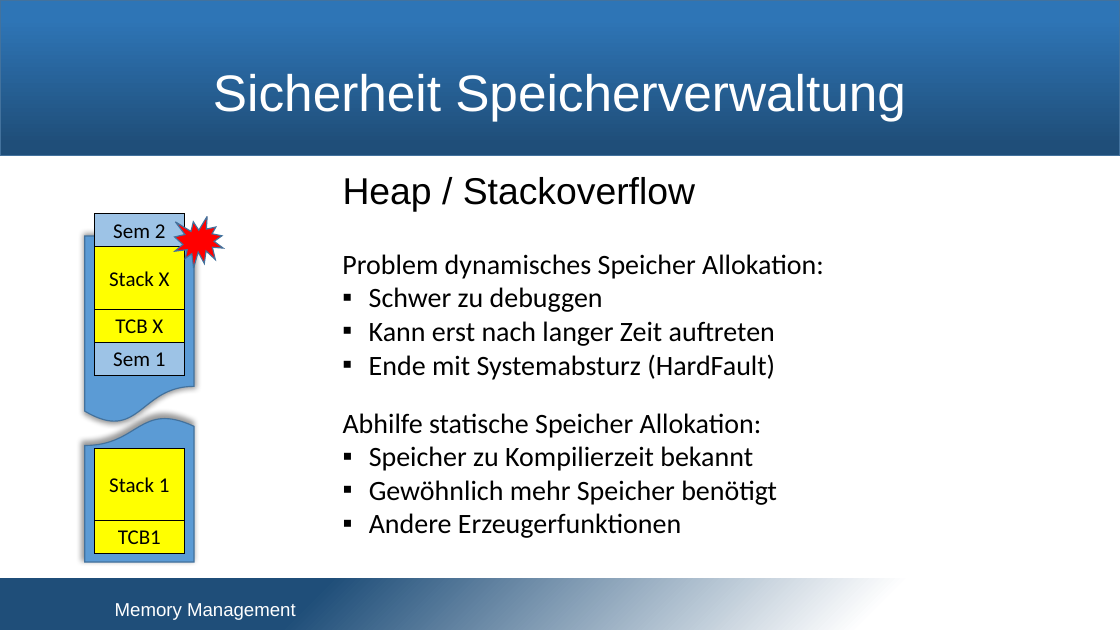
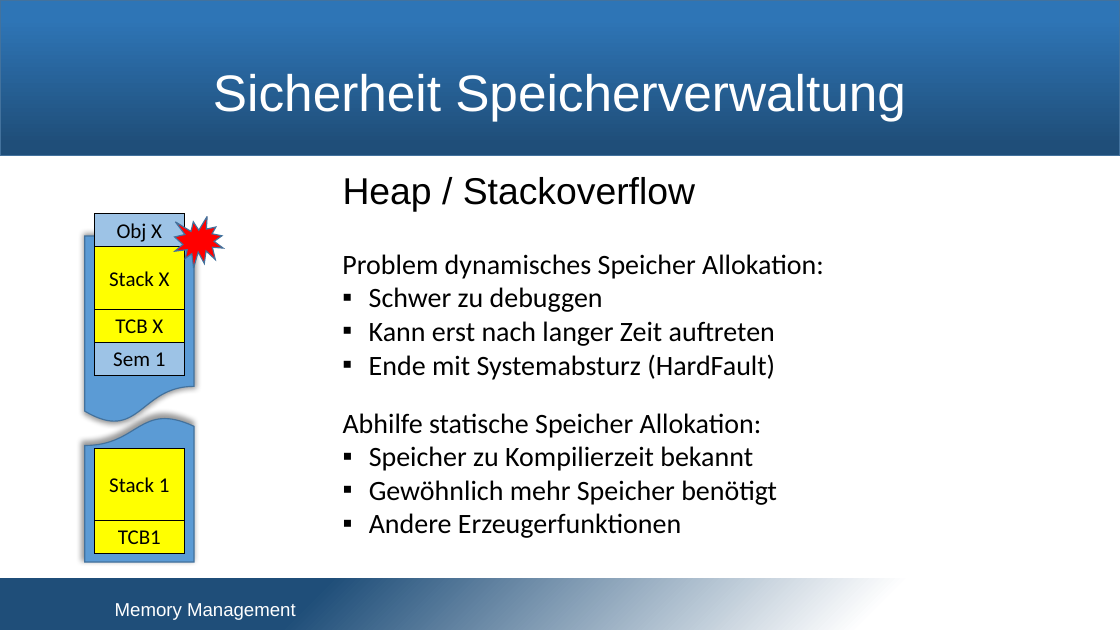
Before and after one commit to snobz/Seminar_BS_2017, a slide deck: slide 14 of Päsi/Seminar Betriebssysteme.pptx. Drawn at 1120x630 pixels with LibreOffice and Linux fonts; fonts in the diff are those of the drawing; background and template pictures are left out. Boxes give left, top, right and bottom in pixels: in the first picture for what was removed or moved away, otherwise in the second. Text is boxed around its words. In the diff, an @@ line names an element or a change of style, - is before the commit and + after.

```diff
--- a/Päsi/Seminar Betriebssysteme.pptx
+++ b/Päsi/Seminar Betriebssysteme.pptx
@@ text in rectangle at [117,223,162,242]: text changed @@
-Sem 2
+Obj X
```
Also in this commit, not shown: 6 other slides changed.
